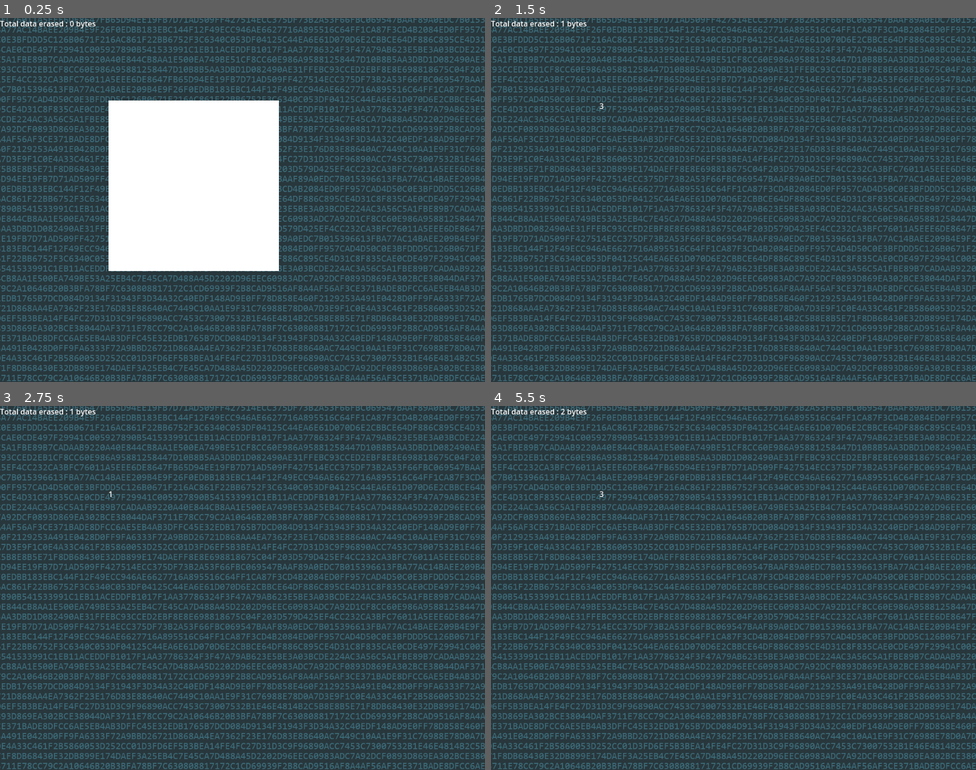
Above: before the commit, frames 1-4 (two rows, left to right).
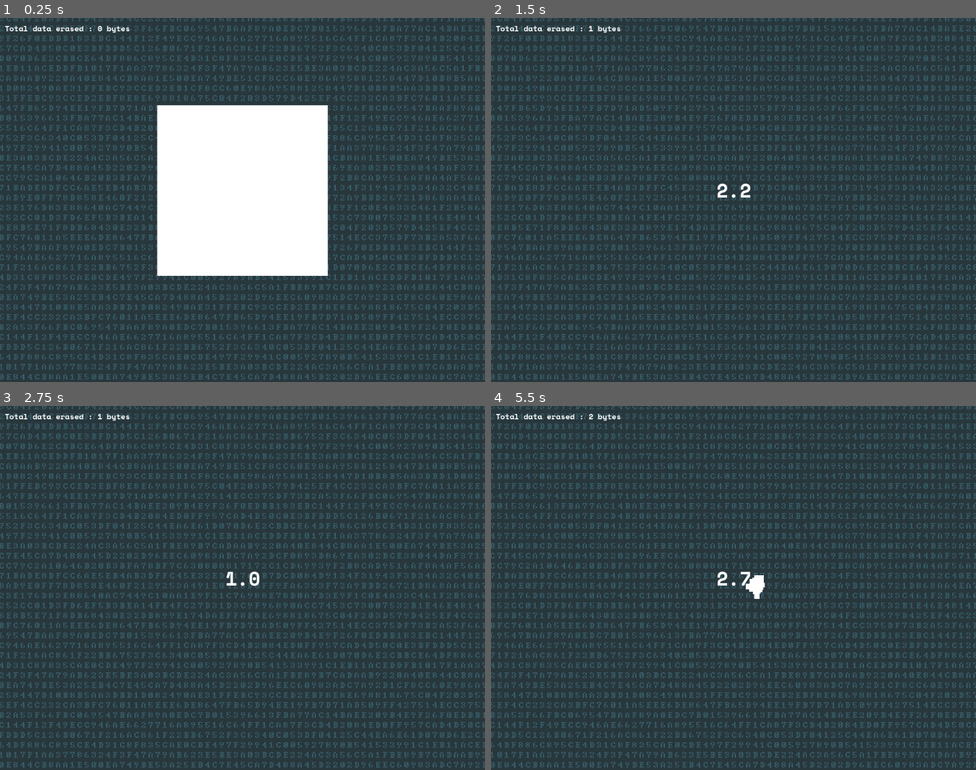
Above: after the commit, the same moments.

Repository: Silvester56/dataphobic
Game: Godot game, scene res://scenes/game.tscn
Two runs of this game, one before a commit and one after it. Both use one fixed random seed, a clock stepped at 60 frames per second and the inputs below.
Inputs (mouse positions are in pixels of both pictures, inside the frame that each line leads up to):
- Up to frame 1 (0.25 s): no input
- Up to frame 2 (1.5 s): tap Enter at 0.5 s; move the mouse to (685, 185) at 0.52 s; click (685, 185) at 0.67 s; move the mouse to (636, 218) at 1.27 s; click (636, 218) at 1.42 s
- Up to frame 3 (2.75 s): move the mouse to (291, 507) at 2.02 s; click (291, 507) at 2.17 s
- Up to frame 4 (5.5 s): tap Space at 2.75, 5 s; move the mouse to (709, 660) at 2.77 s; click (709, 660) at 2.92 s; move the mouse to (879, 642) at 3.52 s; click (879, 642) at 3.67 s; tap Enter at 4.25 s; move the mouse to (588, 533) at 4.27 s; click (588, 533) at 4.42 s; move the mouse to (757, 588) at 5.02 s; click (757, 588) at 5.17 s

The runs differ from the first frame. In frame 1, 35% of the frame differs, in the area x 0-100%, y 0-100%; in frame 2, 31%; in frame 3, 31%; in frame 4, 32%.

Commit message:
Improve background, fonts, node positioning and create animation on click

Diff:
--- a/scenes/data.tscn
+++ b/scenes/data.tscn
@@ -22,3 +22,5 @@
 texture = SubResource("CanvasTexture_axflb")
 
 [connection signal="input_event" from="Area2D" to="." method="_on_area_2d_input_event"]
+[connection signal="mouse_entered" from="Area2D" to="." method="_on_area_2d_mouse_entered"]
+[connection signal="mouse_exited" from="Area2D" to="." method="_on_area_2d_mouse_exited"]
--- a/scenes/game.tscn
+++ b/scenes/game.tscn
@@ -1,32 +1,63 @@
-[gd_scene load_steps=7 format=3 uid="uid://cu88af33byu3a"]
+[gd_scene load_steps=9 format=3 uid="uid://cu88af33byu3a"]
 
 [ext_resource type="Script" path="res://scripts/data_manager.gd" id="1_84yyt"]
 [ext_resource type="Script" path="res://scripts/game.gd" id="1_k6bqu"]
 [ext_resource type="Texture2D" uid="uid://dfdtbux6slmct" path="res://assets/background.png" id="2_tty7l"]
 [ext_resource type="PackedScene" uid="uid://5aqimhe4epkc" path="res://scenes/data.tscn" id="3_tiuk5"]
 [ext_resource type="Script" path="res://scripts/upgrade_manager.gd" id="4_kh1r3"]
+[ext_resource type="FontFile" uid="uid://bsfi2hegw1npa" path="res://assets/SpaceMono-Bold.ttf" id="4_xlhqx"]
 [ext_resource type="PackedScene" uid="uid://cobn4undmh1ci" path="res://scenes/upgrade.tscn" id="5_d5ues"]
+
+[sub_resource type="ParticleProcessMaterial" id="ParticleProcessMaterial_lndvx"]
+lifetime_randomness = 1.0
+direction = Vector3(1, 1, 0)
+spread = 180.0
+initial_velocity_min = 50.0
+initial_velocity_max = 150.0
+gravity = Vector3(0, 0, 0)
+damping_max = 100.0
+scale_min = 10.0
+scale_max = 20.0
 
 [node name="Game" type="Node2D"]
 script = ExtResource("1_k6bqu")
 
 [node name="DataManager" type="Node2D" parent="."]
 z_index = 1
-position = Vector2(229, 174)
+position = Vector2(512, 364)
 script = ExtResource("1_84yyt")
 Data = ExtResource("3_tiuk5")
 
 [node name="DataSearchingTimer" type="Timer" parent="DataManager"]
 
 [node name="DataSearchingTimerLabel" type="Label" parent="DataManager"]
-visible = false
-offset_right = 40.0
-offset_bottom = 23.0
-text = "Placeholder"
+anchors_preset = 8
+anchor_left = 0.5
+anchor_top = 0.5
+anchor_right = 0.5
+anchor_bottom = 0.5
+offset_left = -30.0
+offset_top = -30.0
+offset_right = 30.0
+offset_bottom = 30.0
+grow_horizontal = 2
+grow_vertical = 2
+theme_override_fonts/font = ExtResource("4_xlhqx")
+theme_override_font_sizes/font_size = 40
+text = "3"
+horizontal_alignment = 1
+
+[node name="GPUParticles2D" type="GPUParticles2D" parent="DataManager"]
+emitting = false
+amount = 32
+process_material = SubResource("ParticleProcessMaterial_lndvx")
+lifetime = 0.5
+one_shot = true
+explosiveness = 0.25
 
 [node name="UpgradeManager" type="Node2D" parent="."]
 z_index = 1
-position = Vector2(23, 167)
+position = Vector2(10, 60)
 script = ExtResource("4_kh1r3")
 Upgrade = ExtResource("5_d5ues")
 
@@ -35,8 +66,11 @@
 centered = false
 
 [node name="TotalDataErased" type="Label" parent="."]
-offset_right = 40.0
-offset_bottom = 23.0
+offset_left = 10.0
+offset_top = 10.0
+offset_right = 275.0
+offset_bottom = 35.0
+theme_override_fonts/font = ExtResource("4_xlhqx")
 text = "Total data erased : 0 bytes"
 
 [connection signal="timeout" from="DataManager/DataSearchingTimer" to="DataManager" method="_on_data_searching_timer_timeout"]
--- a/scenes/upgrade.tscn
+++ b/scenes/upgrade.tscn
@@ -1,6 +1,7 @@
-[gd_scene load_steps=2 format=3 uid="uid://cobn4undmh1ci"]
+[gd_scene load_steps=3 format=3 uid="uid://cobn4undmh1ci"]
 
 [ext_resource type="Script" path="res://scripts/upgrade.gd" id="1_mrkfo"]
+[ext_resource type="FontFile" uid="uid://bsfi2hegw1npa" path="res://assets/SpaceMono-Bold.ttf" id="2_6l7dt"]
 
 [node name="Upgrade" type="Node2D"]
 script = ExtResource("1_mrkfo")
@@ -8,13 +9,15 @@
 [node name="Button" type="Button" parent="."]
 offset_right = 8.0
 offset_bottom = 8.0
+theme_override_fonts/font = ExtResource("2_6l7dt")
 text = "ButtonText"
 
 [node name="Label" type="Label" parent="."]
 visible = false
-offset_left = 102.0
-offset_right = 256.0
-offset_bottom = 23.0
+offset_top = 38.0
+offset_right = 154.0
+offset_bottom = 62.0
+theme_override_fonts/font = ExtResource("2_6l7dt")
 text = "LabelText"
 
 [connection signal="mouse_entered" from="Button" to="." method="_on_button_mouse_entered"]
--- a/scripts/data.gd
+++ b/scripts/data.gd
@@ -1,10 +1,22 @@
 extends Node2D
 
 signal data_erased
+var spriteOpacityPercentage: float = 100
+var spriteOpacityPercentageDelta: float = -2
+var blinking = false
+
+func _process(delta: float) -> void:
+	if blinking:
+		spriteOpacityPercentage = spriteOpacityPercentage + spriteOpacityPercentageDelta
+	if spriteOpacityPercentage == 50:
+		spriteOpacityPercentageDelta = 2
+	elif spriteOpacityPercentage == 100:
+		spriteOpacityPercentageDelta = -2
+	$Area2D/Sprite2D.self_modulate.a = spriteOpacityPercentage / 100
 
 func _on_area_2d_input_event(viewport: Node, event: InputEvent, shape_idx: int) -> void:
 	if event is InputEventMouseButton:
-		emit_signal("data_erased")
+		emit_signal("data_erased", event)
 		queue_free()
 
 func setPostionAndScale(x: int, y: int, s: int) -> void:
@@ -12,3 +24,13 @@
 	scale.y = s
 	position.x = x
 	position.y = y
+
+
+func _on_area_2d_mouse_entered() -> void:
+	blinking = true
+
+func _on_area_2d_mouse_exited() -> void:
+	blinking = false
+	spriteOpacityPercentage = 100
+	spriteOpacityPercentageDelta = -2
+	$Area2D/Sprite2D.self_modulate.a = 1
--- a/scripts/data_manager.gd
+++ b/scripts/data_manager.gd
@@ -13,19 +13,27 @@
 		for j in range(0, sqrt(dataHandlingCapacity)):
 			tmpData = Data.instantiate()
 			tmpData.connect("data_erased", _on_data_erased)
-			tmpData.setPostionAndScale(j * squareSize, i * squareSize, squareSize)
+			tmpData.setPostionAndScale(j * squareSize - 180, i * squareSize - 180, squareSize)
 			add_child(tmpData)
 	dataRemaining = dataHandlingCapacity
 	currentlySearching = false
 	$DataSearchingTimerLabel.visible = false
 
-func _on_data_erased() -> void:
+func _on_data_erased(event) -> void:
 	dataRemaining = dataRemaining - 1
+	$GPUParticles2D.global_position = event.position
+	$GPUParticles2D.emitting = true
 	get_parent().increaseTotalDataErased()
 
 func _ready() -> void:
 	$DataSearchingTimer.wait_time = dataSearchingTime
 	retrieveData()
+
+func roundingTime(time: float) -> String:
+	var result = str(snapped($DataSearchingTimer.time_left, 0.1))
+	if len(result) == 1:
+		result = result + ".0"
+	return result
 
 func _process(delta: float) -> void:
 	if dataRemaining == 0 and !currentlySearching:
@@ -33,7 +41,7 @@
 		$DataSearchingTimer.start()
 		$DataSearchingTimerLabel.visible = true
 	if currentlySearching:
-		$DataSearchingTimerLabel.text = str(ceil($DataSearchingTimer.time_left))
+		$DataSearchingTimerLabel.text = roundingTime($DataSearchingTimer.time_left)
 
 func _on_data_searching_timer_timeout() -> void:
 	$DataSearchingTimer.stop()
Binary file added: assets/SpaceMono-Bold.ttf
Not shown, added: assets/SpaceMono-Bold.ttf.import
Binary file changed: assets/background.png
